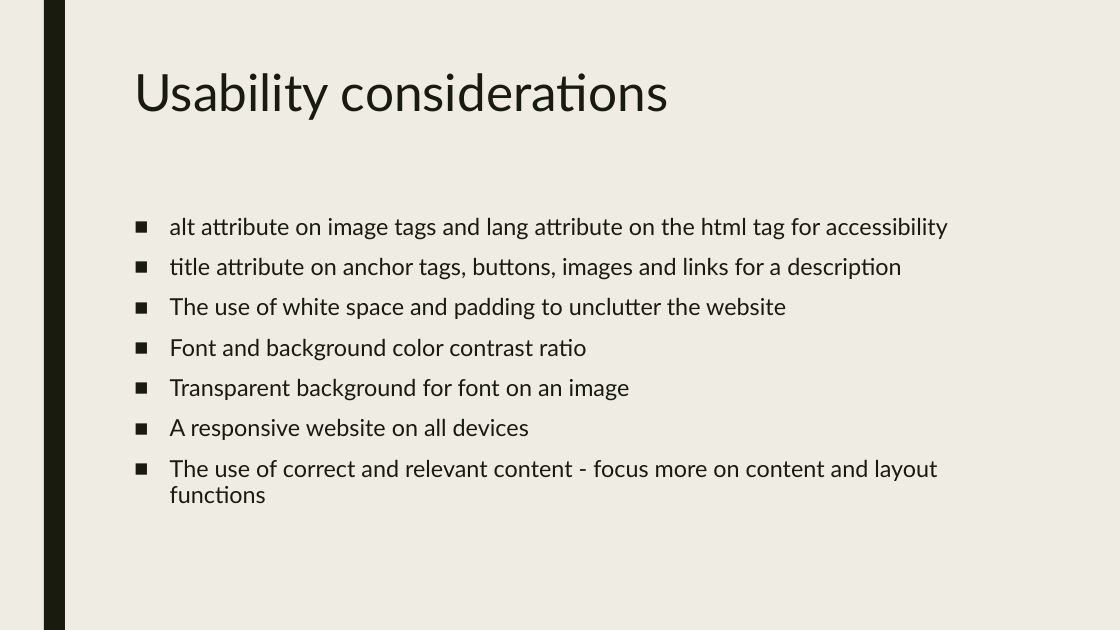
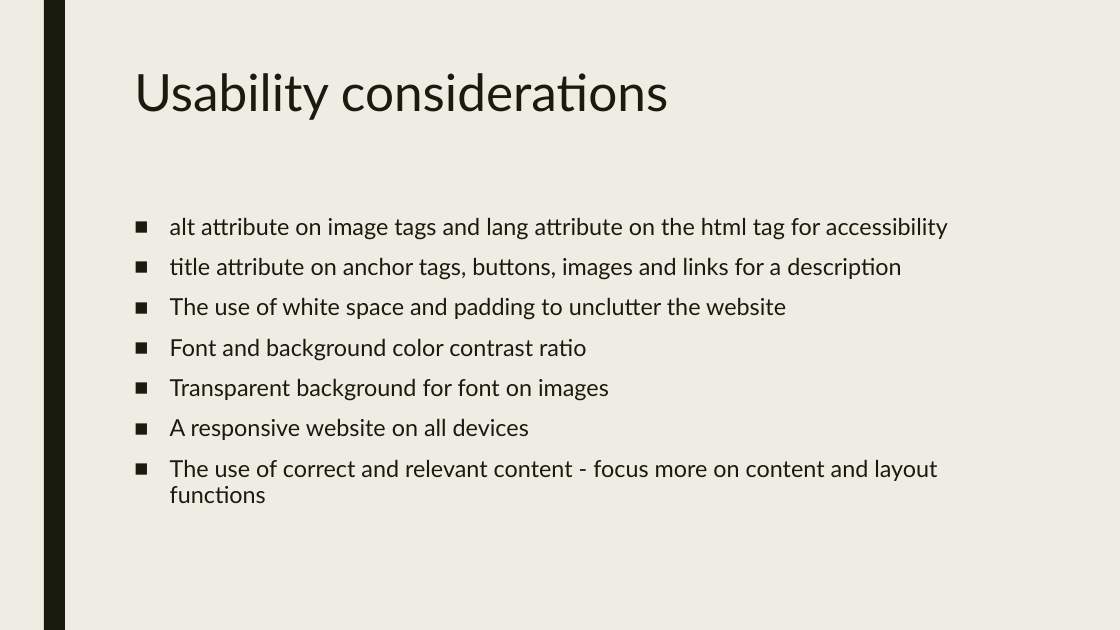
Before and after one commit to adam22gary/adam22gary.github.io, a slide deck: slide 3 of ppt/presentation.pptx. Drawn at 1120x630 pixels with LibreOffice and Linux fonts; fonts in the diff are those of the drawing. Boxes give left, top, right and bottom in pixels: in the first picture for what was removed or moved away, otherwise in the second. Text is boxed around its words. In the diff, an @@ line names an element or a change of style, - is before the commit and + after.

```diff
--- a/ppt/presentation.pptx
+++ b/ppt/presentation.pptx
@@ text at (x1=170, y1=378, x2=609, y2=401): text changed @@
-■ Transparent background for font on an image
+■ Transparent background for font on images
```
Also in this commit, not shown: 2 other slides changed, 2 other files.
